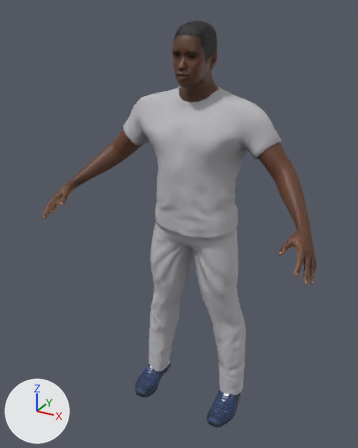
A saved change to the glTF model shut-the-door/lab/assets/catcher.glb.
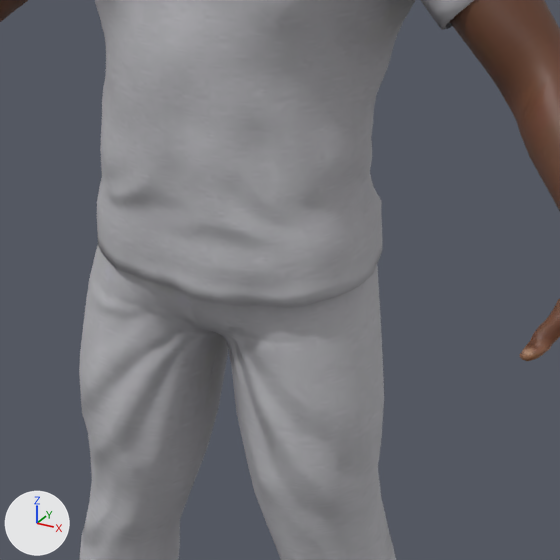
Old and new are each drawn whole from a camera (50 mm lens) standing at (0.886, -1.786, 1.753) and looking at (-0.033, -0.114, 0.917) and again close up on the part from 36% to 81% of the width and 34% to 70% of the height. Arrows for +X, +Y and +Z are at lower left; the lights stay in place. The last two pictures show the newer version. Vertices at exactly the same position are counted once.
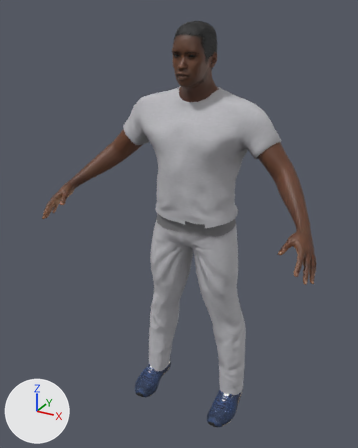
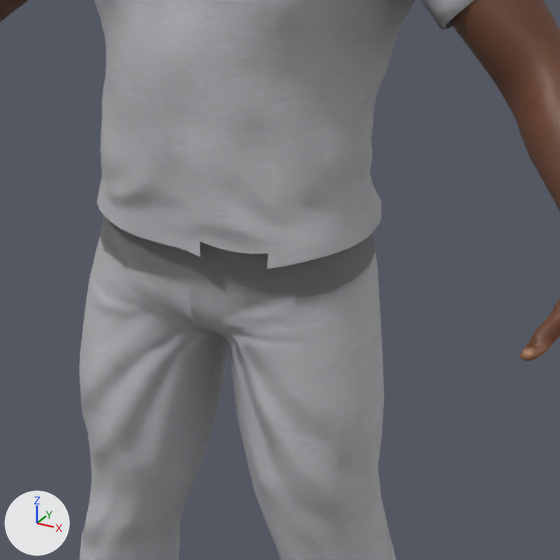
What differs and where, as boxes [x1, y1, x2, y2] in the close-ups (560 x 560 px):
part 1 of me_mesh_5, deleted: before [97, 204, 383, 307]

Patch to the scene script:
```diff
--- a/shut-the-door/lab/assets/catcher.glb.py
+++ b/shut-the-door/lab/assets/catcher.glb.py
@@ me_mesh_5 @@
 # used by ob_mesh_5; location = (0.0, 0.0, 0.0)
-me_mesh_5.from_pydata(...)  # 3708 vertices, 7168 faces; spans x -0.352..0.339, y -0.172..0.109, z 0.064..1.466
+me_mesh_5.from_pydata(...)  # 3415 vertices, 6580 faces; spans x -0.352..0.339, y -0.172..0.109, z 0.064..1.466
+# me_mesh_5 part 1
+# 293 vertices are removed from x -0.184..0.187, y -0.162..0.109, z 0.886..0.943
+# 588 faces are deleted
 me_mesh_5.materials.append(mat_male_casualsuit06)
```
